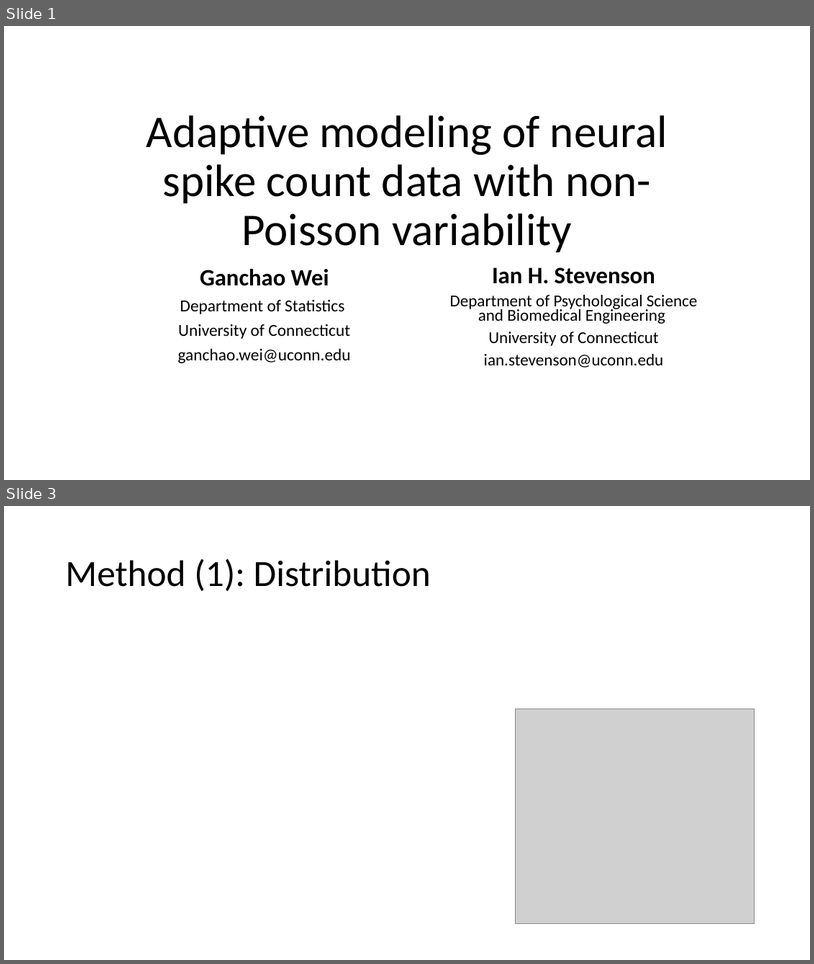
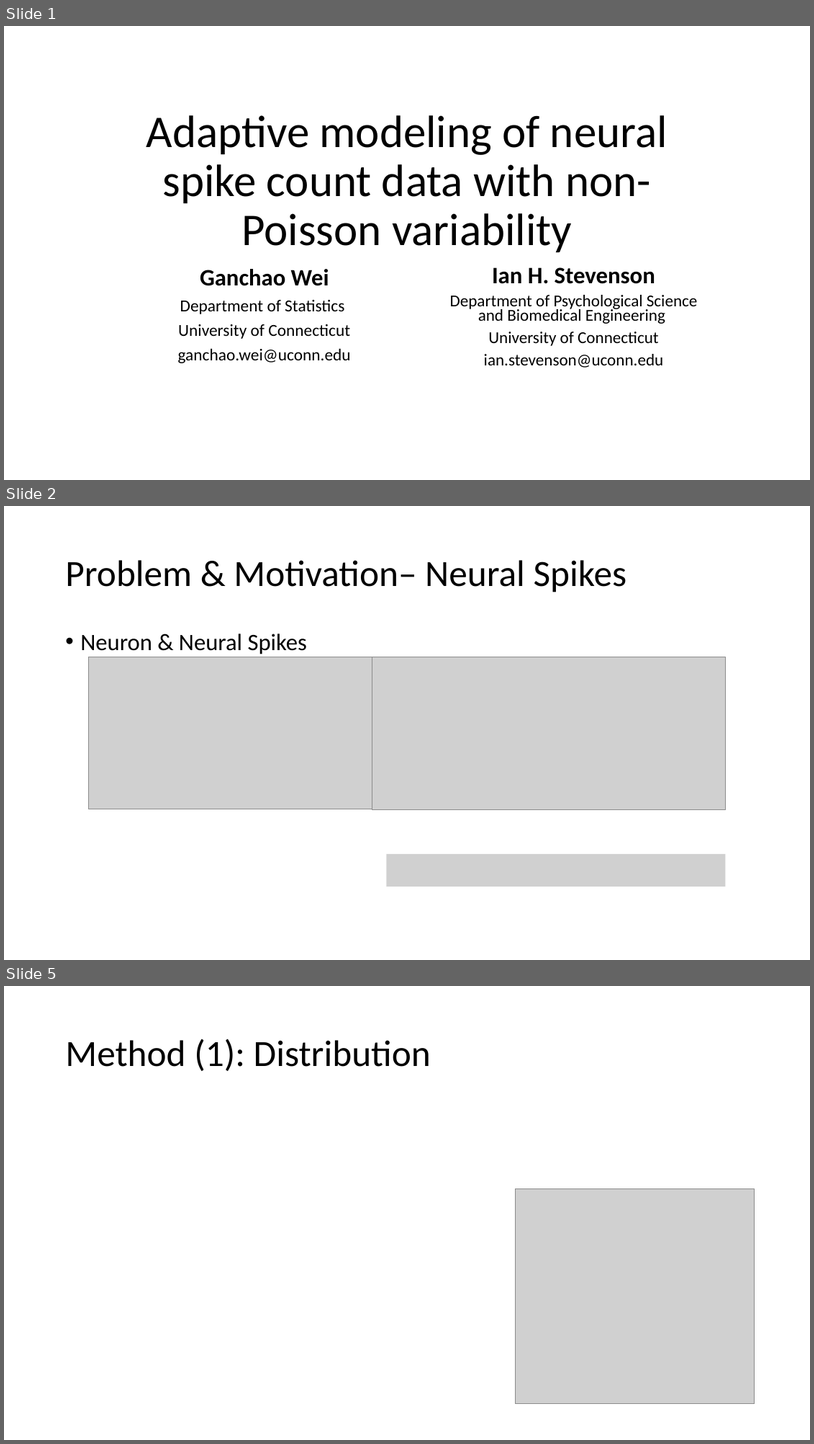
Before and after one commit to weigcdsb/COM_POISSON, a slide deck: documents/JSM_2021/15min_version.pptx. Shown one above the other, each under a label of ours: slides 1 and 3 before the commit, slides 1, 2 and 5 after it; the slides between them are not shown. The pictures are 814x964 and 814x1444 pixels, drawn with LibreOffice and Linux fonts; fonts in the diff are those of the drawing; grey boxes stand for pictures. Boxes give left, top, right and bottom in pixels: in the first picture for what was removed or moved away, otherwise in the second. Text is boxed around its words. In the diff, an @@ line names an element or a change of style, - is before the commit and + after.

```diff
--- a/documents/JSM_2021/15min_version.pptx
+++ b/documents/JSM_2021/15min_version.pptx
@@ slide 2 added at <box>4,506,810,960</box>, background #FFFFFF @@
@@ title added at <box>65,560,628,592</box>, 44 pt, text #000000 @@
+Problem & Motivation– Neural Spikes
@@ text added at <box>80,633,307,654</box>, 28 pt, text #000000 @@
+• Neuron & Neural Spikes
@@ picture added at <box>89,656,373,809</box> @@
@@ picture added at <box>372,657,725,810</box> @@
@@ picture added at <box>386,854,725,886</box> @@
@@ what was slide 3 is now slide 5 @@
```
Also in this commit, not shown: 3 other slides added, 1 slide removed, 1 other file.
